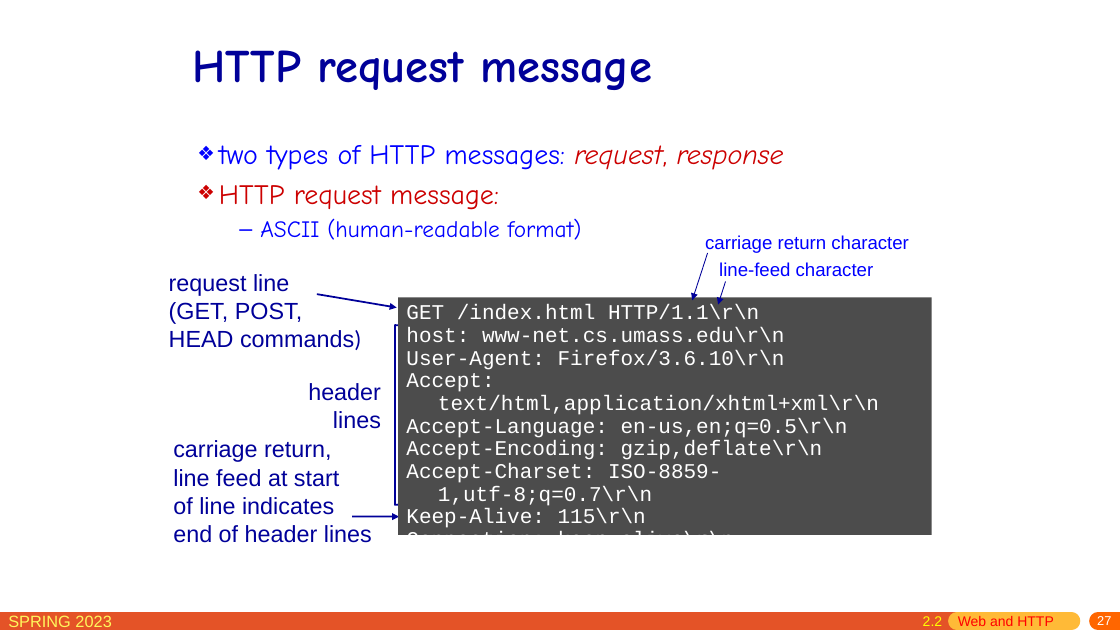
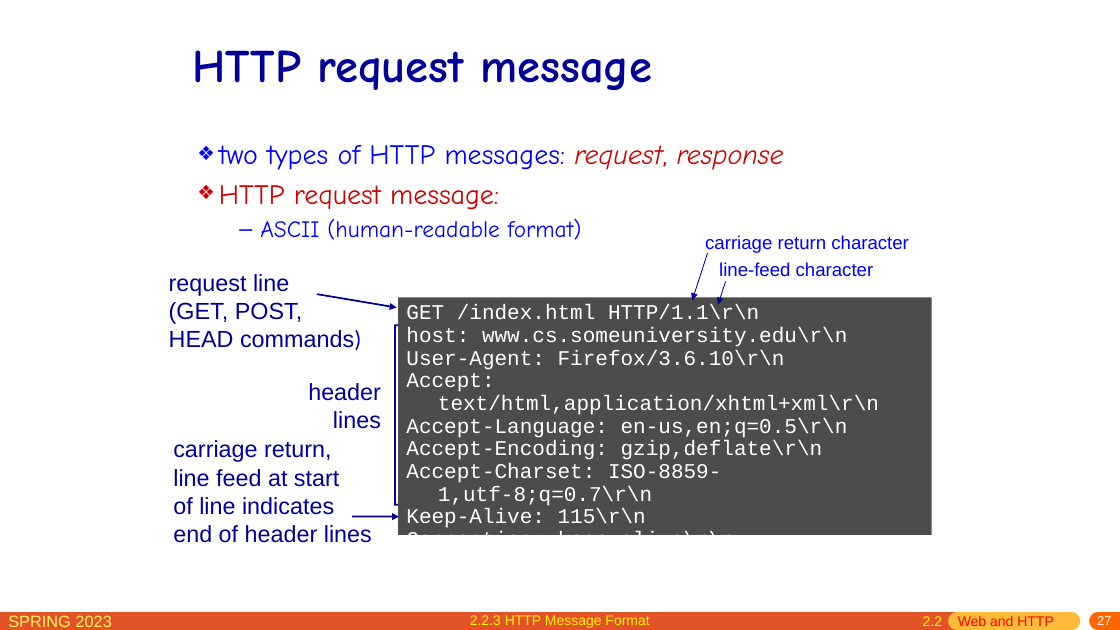
Before and after one commit to network-whu/slides, a slide deck: slide 27 of pptx/chapter2.pptx. Drawn at 1120x630 pixels with LibreOffice and Linux fonts; fonts in the diff are those of the drawing. Boxes give left, top, right and bottom in pixels: in the first picture for what was removed or moved away, otherwise in the second. Text is boxed around its words. In the diff, an @@ line names an element or a change of style, - is before the commit and + after.

```diff
--- a/pptx/chapter2.pptx
+++ b/pptx/chapter2.pptx
@@ text in rectangle at [406, 327, 847, 347]: text changed @@
-host: www-net.cs.umass.edu\r\n
+host: www.cs.someuniversity.edu\r\n
@@ text added at [470, 615, 649, 628], 12 pt, text #FFF105 @@
+2.2.3 HTTP Message Format
```
Also in this commit, not shown: 28 other slides changed.
